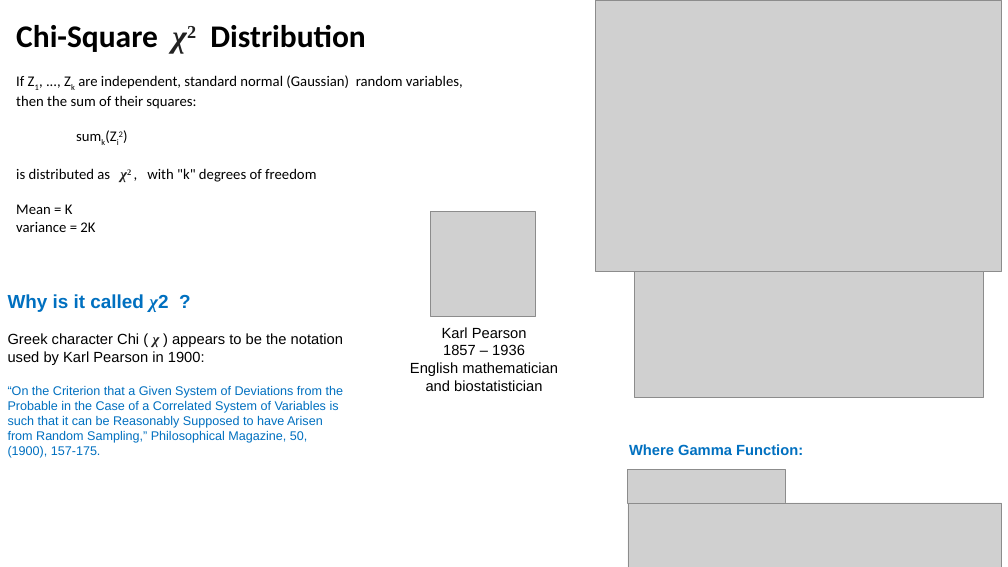
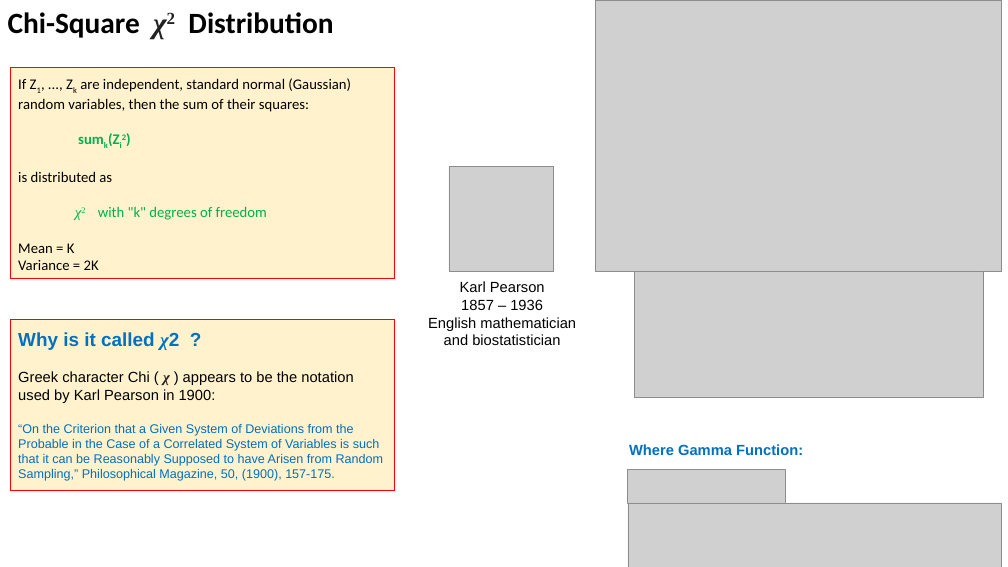
Before and after one commit to lselector/statistics, a slide deck: slide 1 of statistics_07a_x2_distribution.pptx. Drawn at 1008x567 pixels with LibreOffice and Linux fonts; fonts in the diff are those of the drawing; grey boxes stand for pictures. Boxes give left, top, right and bottom in pixels: in the first picture for what was removed or moved away, otherwise in the second. Text is boxed around its words. In the diff, an @@ line names an element or a change of style, - is before the commit and + after.

```diff
--- a/statistics_07a_x2_distribution.pptx
+++ b/statistics_07a_x2_distribution.pptx
@@ text added at bbox=[8, 12, 333, 38], 28 pt, text #000000, bold @@
+Chi-Square χ2 Distribution
@@ rectangle "If Z1, ..., Zk are ...": place and size @@
-rectangle "If Z1, ..., Zk are ..." at bbox=[16, 25, 463, 232]
+rectangle "If Z1, ..., Zk are ..." at bbox=[11, 67, 395, 278]
@@ rectangle "If Z1, ..., Zk are ..." at bbox=[11, 67, 395, 278]: text colour #000000 to #00B050, bold on in "sumk(Zi2)"; fill none to #FFF2CC; outline none to #FF0000 0.75 pt @@
@@ text in rectangle at bbox=[18, 78, 351, 112]: text changed @@
-Chi-Square χ2 Distribution
-If Z1, ..., Zk are independent, standard normal (Gaussian) random variables, then the sum of their squares:
+If Z1, ..., Zk are independent, standard normal (Gaussian)
+random variables, then the sum of their squares:
@@ text in rectangle at bbox=[18, 171, 267, 220]: text changed; text colour #000000 to #00B050 @@
-is distributed as χ2 , with "k" degrees of freedom
+is distributed as
+χ2 with "k" degrees of freedom
@@ picture: place and size @@
-picture at bbox=[431, 212, 536, 317]
+picture at bbox=[449, 166, 554, 271]
@@ text in rectangle at bbox=[18, 260, 99, 270]: text changed @@
-variance = 2K
+Variance = 2K
@@ text "Karl Pearson": place and size @@
-text "Karl Pearson" at bbox=[410, 327, 558, 391]
+text "Karl Pearson" at bbox=[428, 281, 576, 345]
@@ rectangle "Why is it called χ2 ...": place and size @@
-rectangle "Why is it called χ2 ..." at bbox=[8, 294, 343, 458]
+rectangle "Why is it called χ2 ..." at bbox=[11, 320, 395, 491]
@@ rectangle "Why is it called χ2 ..." at bbox=[11, 320, 395, 491]: fill none to #FFF2CC; outline none to #FF0000 0.75 pt @@
@@ text in rectangle at bbox=[18, 332, 353, 385]: highlight #FFFFFF to none in "χ2", "χ" @@
```
Also in this commit, not shown: 4 other slides changed, 2 slides added, 6 other files.
